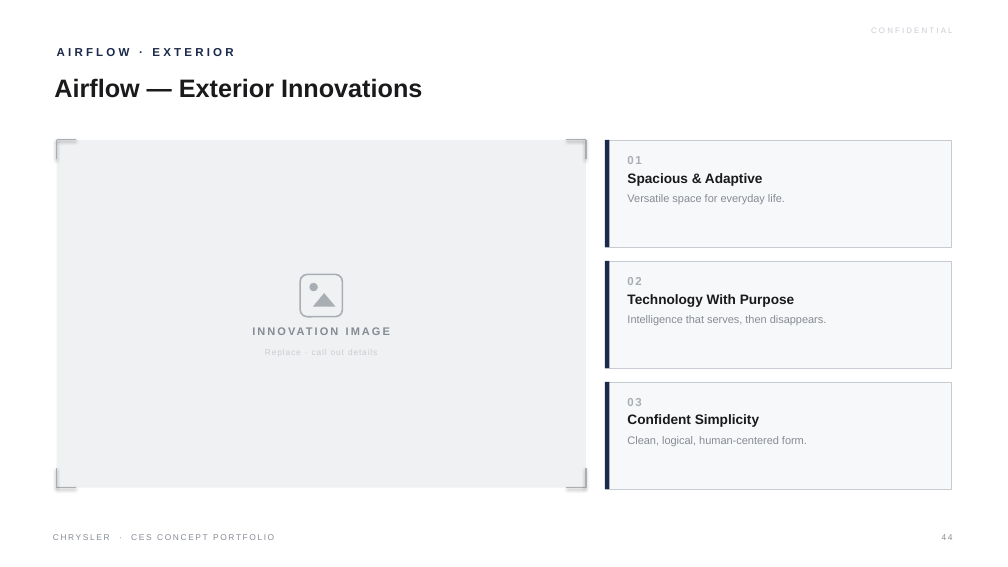
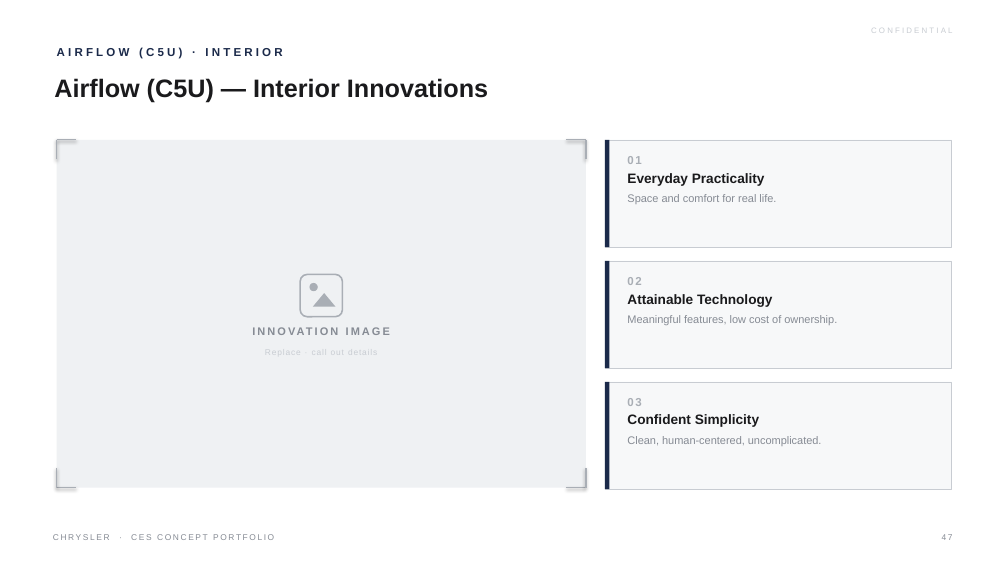
Before and after one commit to LG-Succe55/CLAUDE, a slide deck: slide 47 of Chrysler_CES_Concept_Portfolio.pptx (slide 44 before the commit). Drawn at 1008x567 pixels with LibreOffice and Linux fonts; fonts in the diff are those of the drawing. Boxes give left, top, right and bottom in pixels: in the first picture for what was removed or moved away, otherwise in the second. Text is boxed around its words. In the diff, an @@ line names an element or a change of style, - is before the commit and + after.

```diff
--- a/Chrysler_CES_Concept_Portfolio.pptx
+++ b/Chrysler_CES_Concept_Portfolio.pptx
@@ text at (x1=57, y1=47, x2=282, y2=59): text changed @@
-AIRFLOW · EXTERIOR
+AIRFLOW (C5U) · INTERIOR
@@ text at (x1=54, y1=78, x2=488, y2=102): text changed @@
-Airflow — Exterior Innovations
+Airflow (C5U) — Interior Innovations
@@ text at (x1=627, y1=173, x2=776, y2=204): text changed @@
-Spacious & Adaptive
-Versatile space for everyday life.
+Everyday Practicality
+Space and comfort for real life.
@@ text at (x1=627, y1=294, x2=837, y2=325): text changed @@
-Technology With Purpose
-Intelligence that serves, then disappears.
+Attainable Technology
+Meaningful features, low cost of ownership.
@@ text at (x1=627, y1=436, x2=822, y2=446): text changed @@
-Clean, logical, human-centered form.
+Clean, human-centered, uncomplicated.
```
Also in this commit, not shown: 37 other slides changed, 2 slides added, 1 slide removed, 1 other file.
